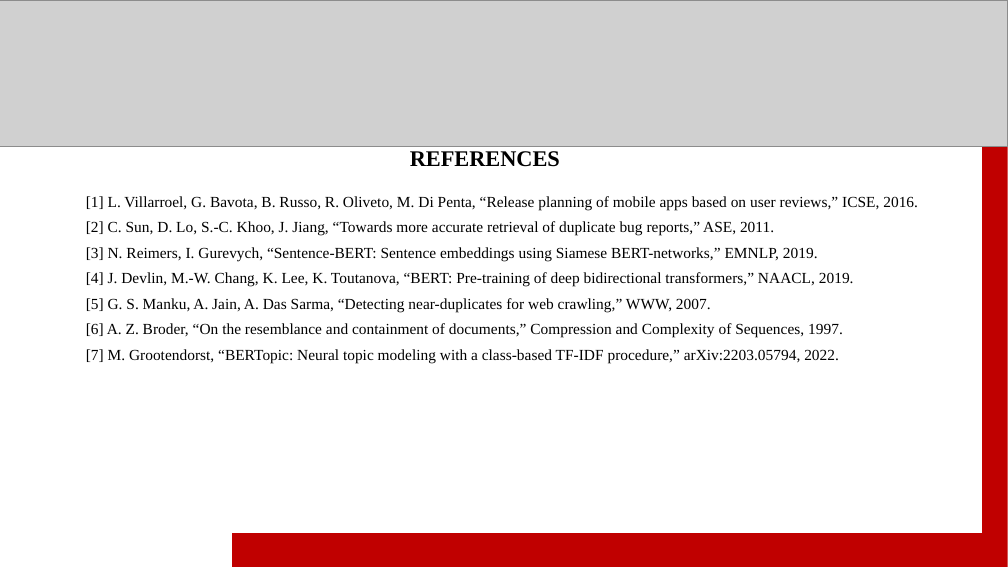
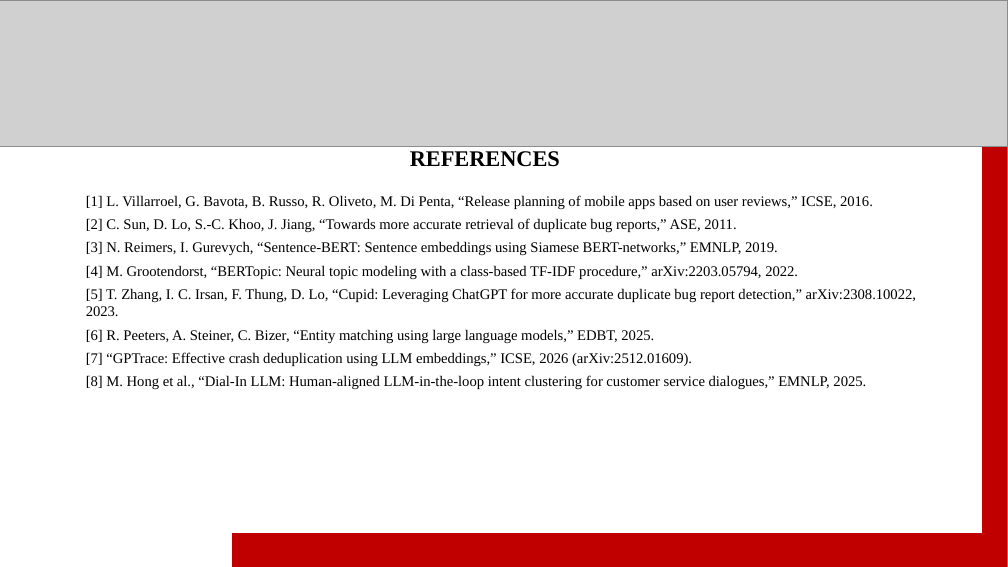
Before and after one commit to sanyyyyoo/InsightDesk, a slide deck: slide 17 of reports/ppt/InsightDesk_final.pptx. Drawn at 1008x567 pixels with LibreOffice and Linux fonts; fonts in the diff are those of the drawing; grey boxes stand for pictures. Boxes give left, top, right and bottom in pixels: in the first picture for what was removed or moved away, otherwise in the second. Text is boxed around its words. In the diff, an @@ line names an element or a change of style, - is before the commit and + after.

```diff
--- a/reports/ppt/InsightDesk_final.pptx
+++ b/reports/ppt/InsightDesk_final.pptx
@@ text at (86, 195, 873, 255): size 11 to 10.5 pt in "[1] L. Villarroel, G. Bavota, B. Russo, ...", "[2] C. Sun, D. Lo, S.-C. Khoo, ...", "[3] N. Reimers, I. Gurevych, “Sentence-BERT: Sentence ..."; less space between paragraphs @@
@@ text at (86, 265, 916, 389): text changed; size 11 to 10.5 pt @@
-[4] J. Devlin, M.-W. Chang, K. Lee, K. Toutanova, “BERT: Pre-training of deep bidirectional transformers,” NAACL, 2019.
-[5] G. S. Manku, A. Jain, A. Das Sarma, “Detecting near-duplicates for web crawling,” WWW, 2007.
-[6] A. Z. Broder, “On the resemblance and containment of documents,” Compression and Complexity of Sequences, 1997.
-[7] M. Grootendorst, “BERTopic: Neural topic modeling with a class-based TF-IDF procedure,” arXiv:2203.05794, 2022.
+[4] M. Grootendorst, “BERTopic: Neural topic modeling with a class-based TF-IDF procedure,” arXiv:2203.05794, 2022.
+[5] T. Zhang, I. C. Irsan, F. Thung, D. Lo, “Cupid: Leveraging ChatGPT for more accurate duplicate bug report detection,” arXiv:2308.10022, 2023.
+[6] R. Peeters, A. Steiner, C. Bizer, “Entity matching using large language models,” EDBT, 2025.
+[7] “GPTrace: Effective crash deduplication using LLM embeddings,” ICSE, 2026 (arXiv:2512.01609).
+[8] M. Hong et al., “Dial-In LLM: Human-aligned LLM-in-the-loop intent clustering for customer service dialogues,” EMNLP, 2025.
```
Also in this commit, not shown: 5 other slides changed, 2 other files.
